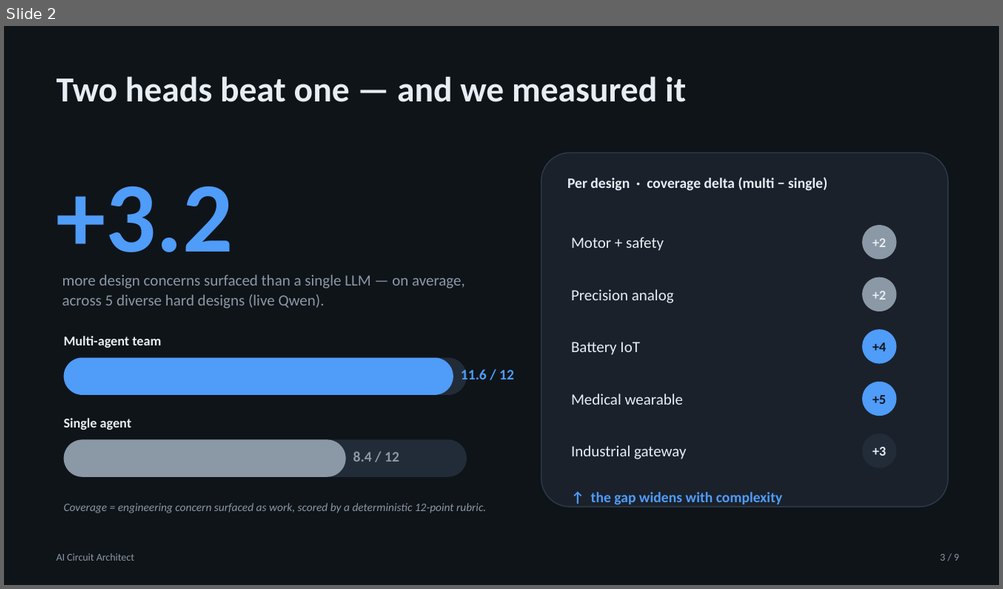
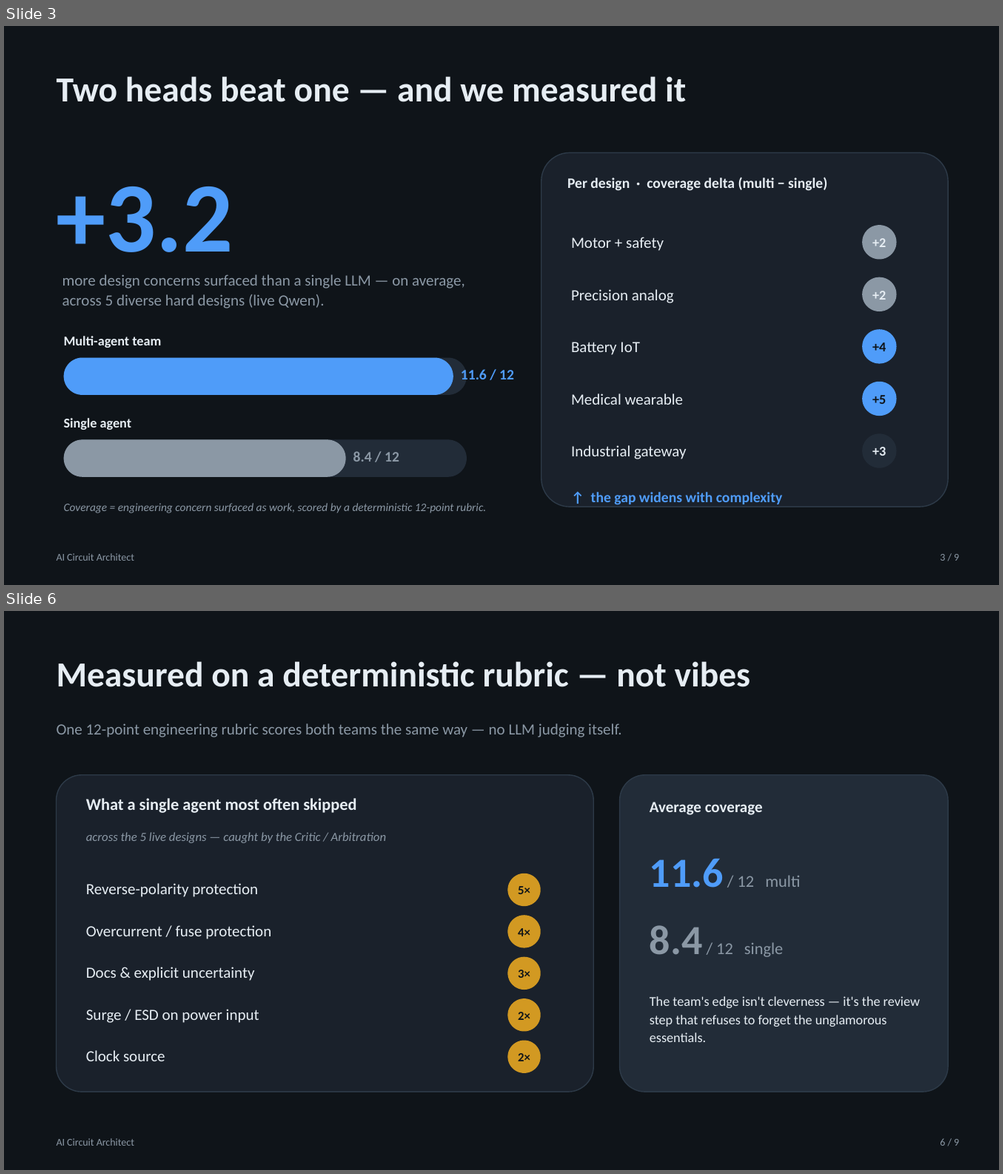
Before and after one commit to deimosmuc/aica_qwen, a slide deck: deck/AI_Circuit_Architect.pptx. Shown one above the other, each under a label of ours: slide 2 before the commit, slides 3 and 6 after it; the slides between them are not shown. The pictures are 1003x589 and 1003x1174 pixels, drawn with LibreOffice and Linux fonts; fonts in the diff are those of the drawing. Boxes give left, top, right and bottom in pixels: in the first picture for what was removed or moved away, otherwise in the second. Text is boxed around its words. In the diff, an @@ line names an element or a change of style, - is before the commit and + after.

```diff
--- a/deck/AI_Circuit_Architect.pptx
+++ b/deck/AI_Circuit_Architect.pptx
@@ slide 6 added at (x1=4, y1=611, x2=999, y2=1170), background #FFFFFF @@
@@ rectangle added at (x1=4, y1=611, x2=999, y2=1170), fill #0F1419 @@
@@ text added at (x1=57, y1=661, x2=751, y2=687), 34 pt, text #E6EDF3, bold @@
+Measured on a deterministic rubric — not vibes
@@ text added at (x1=57, y1=723, x2=622, y2=738), 15 pt, text #8B98A5 @@
+One 12-point engineering rubric scores both teams the same way — no LLM judging itself.
@@ rounded rectangle added at (x1=57, y1=775, x2=594, y2=1092), fill #1A212B, outline #2D3A48 1 pt @@
@@ rounded rectangle added at (x1=620, y1=775, x2=948, y2=1092), fill #222C38, outline #2D3A48 1 pt @@
@@ text added at (x1=86, y1=798, x2=356, y2=813), 16 pt, text #E6EDF3, bold @@
+What a single agent most often skipped
@@ text added at (x1=649, y1=802, x2=762, y2=815), 15 pt, text #E6EDF3, bold @@
+Average coverage
@@ text added at (x1=86, y1=832, x2=386, y2=843), 12 pt, text #8B98A5, italic @@
+across the 5 live designs — caught by the Critic / Arbitration
@@ ellipse added at (x1=508, y1=874, x2=540, y2=906), fill #D29922, 12 pt, text #0F1419, bold @@
+5×
@@ text added at (x1=649, y1=858, x2=800, y2=888), 16 pt, text #8B98A5 @@
+11.6 / 12 multi
@@ text added at (x1=86, y1=883, x2=258, y2=897), 15 pt, text #E6EDF3 @@
+Reverse-polarity protection
@@ ellipse added at (x1=508, y1=915, x2=540, y2=948), fill #D29922, 12 pt, text #0F1419, bold @@
+4×
@@ text added at (x1=86, y1=925, x2=271, y2=940), 15 pt, text #E6EDF3 @@
+Overcurrent / fuse protection
@@ text added at (x1=649, y1=925, x2=782, y2=957), 16 pt, text #8B98A5 @@
+8.4 / 12 single
@@ ellipse added at (x1=508, y1=957, x2=540, y2=990), fill #D29922, 12 pt, text #0F1419, bold @@
+3×
@@ text added at (x1=86, y1=967, x2=255, y2=981), 15 pt, text #E6EDF3 @@
+Docs & explicit uncertainty
@@ text added at (x1=86, y1=1009, x2=259, y2=1023), 15 pt, text #E6EDF3 @@
+Surge / ESD on power input
@@ ellipse added at (x1=508, y1=999, x2=540, y2=1032), fill #D29922, 12 pt, text #0F1419, bold @@
+2×
@@ text added at (x1=649, y1=997, x2=919, y2=1042), 13 pt, text #E6EDF3 @@
+The team's edge isn't cleverness — it's the review step that refuses to forget the unglamorous essentials.
@@ text added at (x1=86, y1=1051, x2=165, y2=1062), 15 pt, text #E6EDF3 @@
+Clock source
@@ ellipse added at (x1=508, y1=1041, x2=540, y2=1073), fill #D29922, 12 pt, text #0F1419, bold @@
+2×
@@ text added at (x1=57, y1=1139, x2=134, y2=1146), 10 pt, text #8B98A5 @@
+AI Circuit Architect
@@ text added at (x1=939, y1=1139, x2=959, y2=1146), 10 pt, text #8B98A5 @@
+6 / 9
@@ what was slide 2 is now slide 3 @@
```
Also in this commit, not shown: 2 slides changed, 5 other slides added, 15 other files.
